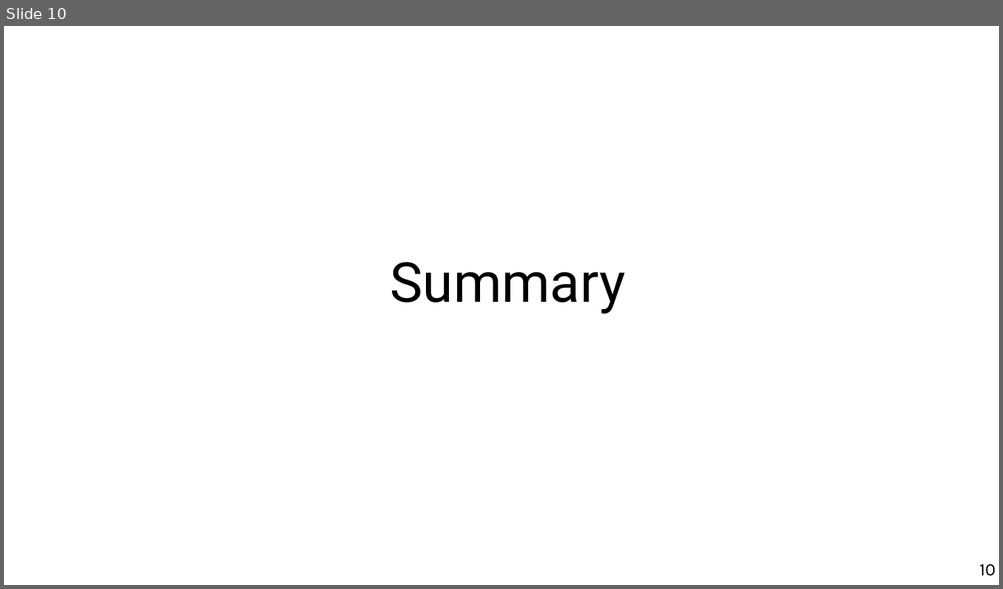
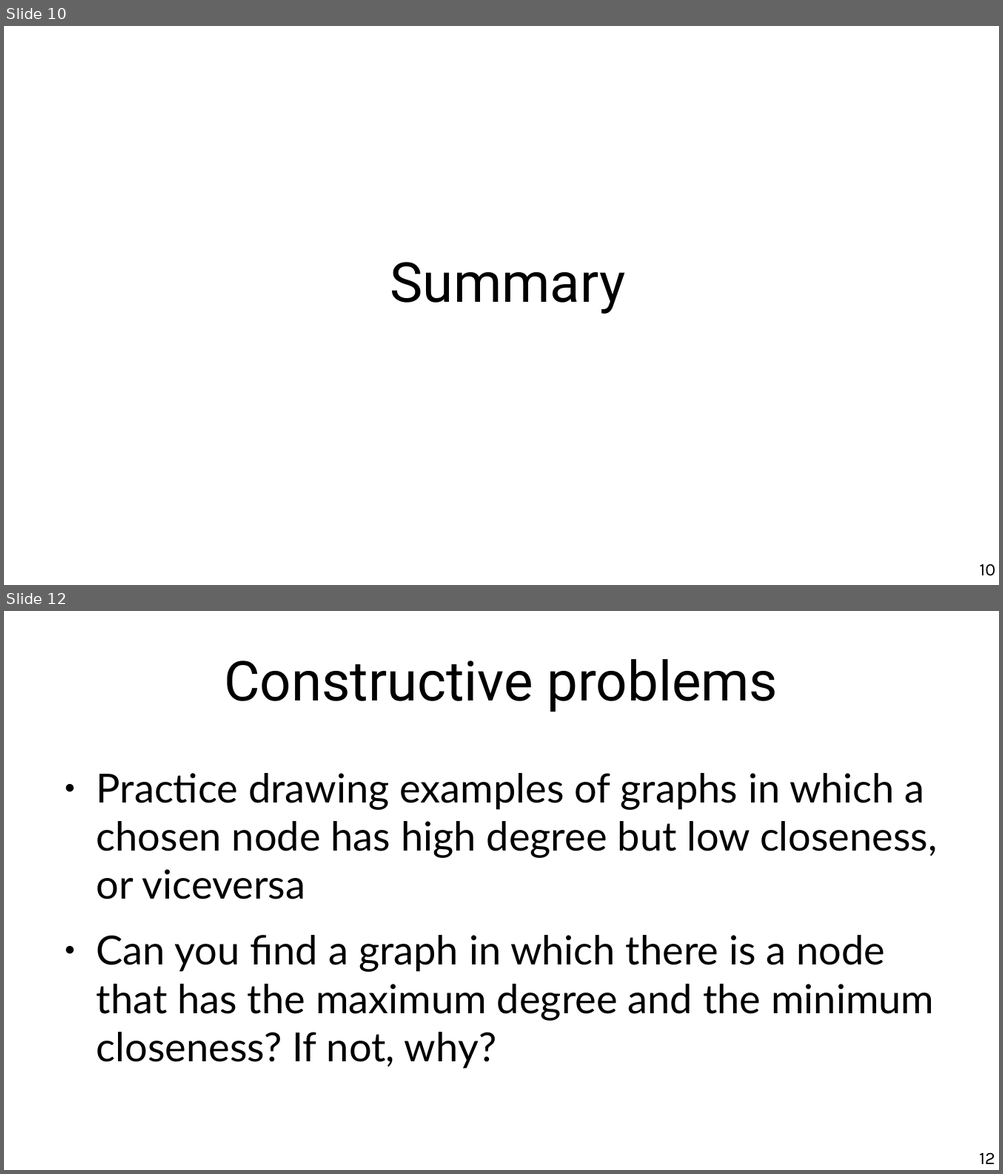
Before and after one commit to chatox/networks-science-course, a slide deck: theory/odp/tt06-closeness.odp. Shown one above the other, each under a label of ours: slide 10 before the commit, slides 10 and 12 after it; the slides between them are not shown. The pictures are 1003x589 and 1003x1174 pixels, drawn with LibreOffice and Linux fonts; fonts in the diff are those of the drawing. Boxes give left, top, right and bottom in pixels: in the first picture for what was removed or moved away, otherwise in the second. Text is boxed around its words. In the diff, an @@ line names an element or a change of style, - is before the commit and + after.

Commit message:
Node betweenness exercise

```diff
--- a/theory/odp/tt06-closeness.odp
+++ b/theory/odp/tt06-closeness.odp
@@ slide 12 added at box(4, 611, 999, 1170), background #FFFFFF @@
@@ title added at box(224, 659, 777, 712), 44 pt, text #000000 @@
+Constructive problems
@@ text added at box(96, 773, 937, 1069), 32 pt, text #000000 @@
+● Practice drawing examples of graphs in which a chosen node has high degree but low closeness, or viceversa
+● Can you find a graph in which there is a node that has the maximum degree and the minimum closeness? If not, why?
@@ page number added at box(979, 1153, 995, 1165), 14 pt, text #000000 @@
+12
```
Also in this commit, not shown: 3 slides changed, 2 other files.
